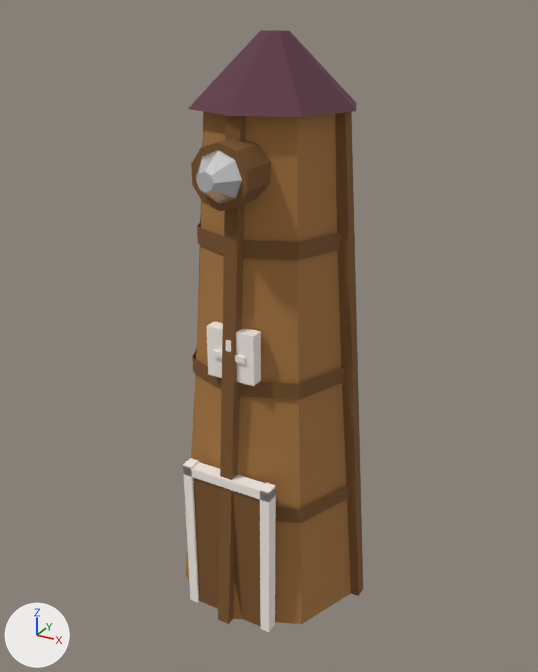
Two versions of the glTF model public/models/windmill.glb, one commit apart.
Both versions are drawn from a 50 mm lens placed at (3.99, -7.38, 7.13), pointed at (-0.02, -0.1, 3.49). Arrows for +X, +Y and +Z are at lower left; the lights stay in place. The picture after the commit comes second. Vertices at exactly the same position are counted once.

In view in the first picture: 'Windmill'.
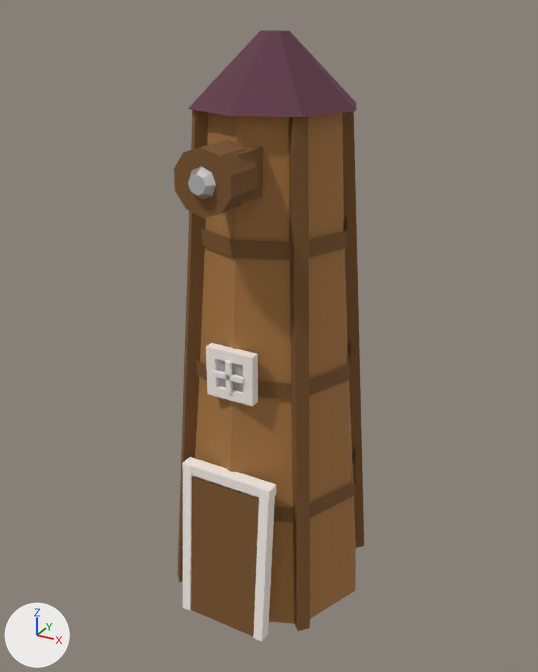
Where the newer file only moved an object's origin or applied its transform, the numbers keep the older frame.

What differs and where, as boxes [x1, y1, x2, y2] in the pictures (538 x 672 px; the box of a moved part takes in the faces that stretch with it):
'Windmill', reshaped: before [183, 30, 363, 632]; after [174, 30, 364, 642]
part 1 of me_windmill, moved or reshaped: before [335, 112, 363, 596]; after [342, 100, 364, 548]
part 2 of me_windmill, moved or reshaped (not visible afterwards): before [198, 142, 203, 297]
part 3 of me_windmill, moved or reshaped: before [183, 462, 276, 502]; after [182, 457, 276, 501]
part 4 of me_windmill, added (mostly hidden): after [219, 360, 243, 385]
part 5 of me_windmill, added: after [225, 361, 233, 393]
part 6 of me_windmill, added: after [213, 370, 244, 384]
part 7 of me_windmill, added (brown): after [237, 147, 263, 206]
part 8 of me_windmill, added (brown): after [174, 140, 258, 218]
part 9 of me_windmill, moved or reshaped: before [196, 150, 242, 204]; after [188, 166, 216, 200]
part 10 of me_windmill, rebuilt (7% taller): before [193, 477, 261, 627]; after [191, 476, 259, 636]
part 11 of me_windmill, rebuilt: before [183, 458, 199, 602]; after [183, 464, 193, 611]
part 12 of me_windmill, rebuilt (35% wider): before [260, 482, 276, 632]; after [253, 489, 275, 642]
part 13 of me_windmill, added: after [206, 343, 258, 406]
part 14 of me_windmill, deleted (brown): before [191, 138, 271, 211]
part 15 of me_windmill, deleted: before [225, 340, 231, 352]
part 16 of me_windmill, deleted: before [213, 350, 246, 364]
part 17 of me_windmill, moved or reshaped: before [218, 116, 246, 624]; after [177, 105, 310, 631]
part 18 of me_windmill, deleted: before [206, 321, 261, 386]

Edits to the bpy script that builds the scene:
```text
Change me_windmill:
    used by ob_windmill; location = (0.0, 0.0, 0.0)
    remove me_windmill.from_pydata(...)  # 236 vertices, 354 faces; spans x -1.33..1.33, y -1.4..1.33, z -0.01..6.91
    add me_windmill.from_pydata(...)  # 268 vertices, 414 faces; spans x -1.25..1.25, y -1.54..1.25, z 0.0..6.91
    me_windmill part 1: the loose piece of 8 vertices spanning x 0.7..1.33, y -0.08..0.08, z -0.01..6.21 is turned 45 degrees about the z axis through its middle, then moved by (-0.28, 0.73, 0.0)
    me_windmill part 2: the loose piece of 8 vertices spanning x -1.33..-0.7, y -0.08..0.08, z -0.01..6.21 is turned -45 degrees about the z axis through its middle, then moved by (0.28, 0.73, 0.0)
    me_windmill part 3: the loose piece of 8 vertices spanning x -0.59..0.59, y -1.2..-1.04, z 1.96..2.08 is moved by (0.0, 0.0, 0.03)
    me_windmill part 4: a new loose piece, a box spanning x -0.195..0.195, y -0.965..-0.935, z 3.165..3.555, in mat_ftn_prop
    me_windmill part 5: a new loose piece, a box spanning x -0.03..0.03, y -1.08..-1.03, z 3.17..3.55, in mat_ftn_prop
    me_windmill part 6: a new loose piece, a box spanning x -0.19..0.19, y -1.08..-1.03, z 3.33..3.39, in mat_ftn_prop
    me_windmill part 7: a new loose piece, a box spanning x -0.25..0.25, y -1.16..-0.5, z 5.35..5.85, in mat_ftn_prop
    me_windmill part 8: a new loose piece, a 10-sided cylinder along y spanning x -0.32..0.32, y -1.45..-0.95, z 5.26..5.94, in mat_ftn_prop
    me_windmill part 9: the loose piece of 16 vertices spanning x -0.3..0.3, y -1.4..-1.1, z 5.3..5.9 is moved by (0.0, -0.14, 0.0)
    me_windmill part 10: the loose piece of 8 vertices spanning x -0.47..0.47, y -1.17..-1.03, z 0.0..1.96 is rebuilt with 8 vertices and now spans x -0.48..0.48, y -1.36..-1.06, z 0.0..1.96
    me_windmill part 11: the loose piece of 8 vertices spanning x -0.59..-0.47, y -1.2..-1.04, z 0.0..2.1 is rebuilt with 8 vertices and now spans x -0.59..-0.47, y -1.38..-1.05, z 0.0..2.11
    me_windmill part 12: the loose piece of 8 vertices spanning x 0.47..0.59, y -1.2..-1.04, z 0.0..2.1 is rebuilt with 8 vertices and now spans x 0.47..0.59, y -1.38..-1.05, z 0.0..2.11
    me_windmill part 13: a new loose piece of 24 vertices spanning x -0.3..0.3, y -1.05..-0.93, z 3.06..3.66, in mat_ftn_prop
    me_windmill part 14: the loose piece of 20 vertices spanning x -0.32..0.32, y -1.15..-0.55, z 5.26..5.94 is deleted
    me_windmill part 15: the loose piece of 8 vertices spanning x -0.04..0.04, y -1.05..-0.91, z 3.4..3.8 is deleted
    me_windmill part 16: the loose piece of 8 vertices spanning x -0.2..0.2, y -1.05..-0.91, z 3.56..3.63 is deleted
    me_windmill part 17: 8 vertices removed from x -0.08..0.08, y -1.33..-0.7, z -0.01..6.21; 16 vertices added at x -1.01..1.01, y -1.01..-0.45, z 0.0..6.21
    me_windmill part 18: 8 vertices removed from x -0.3..0.3, y -1.02..-0.86, z 3.3..3.9
    other edits to the shape of me_windmill do not show in these pictures
```
